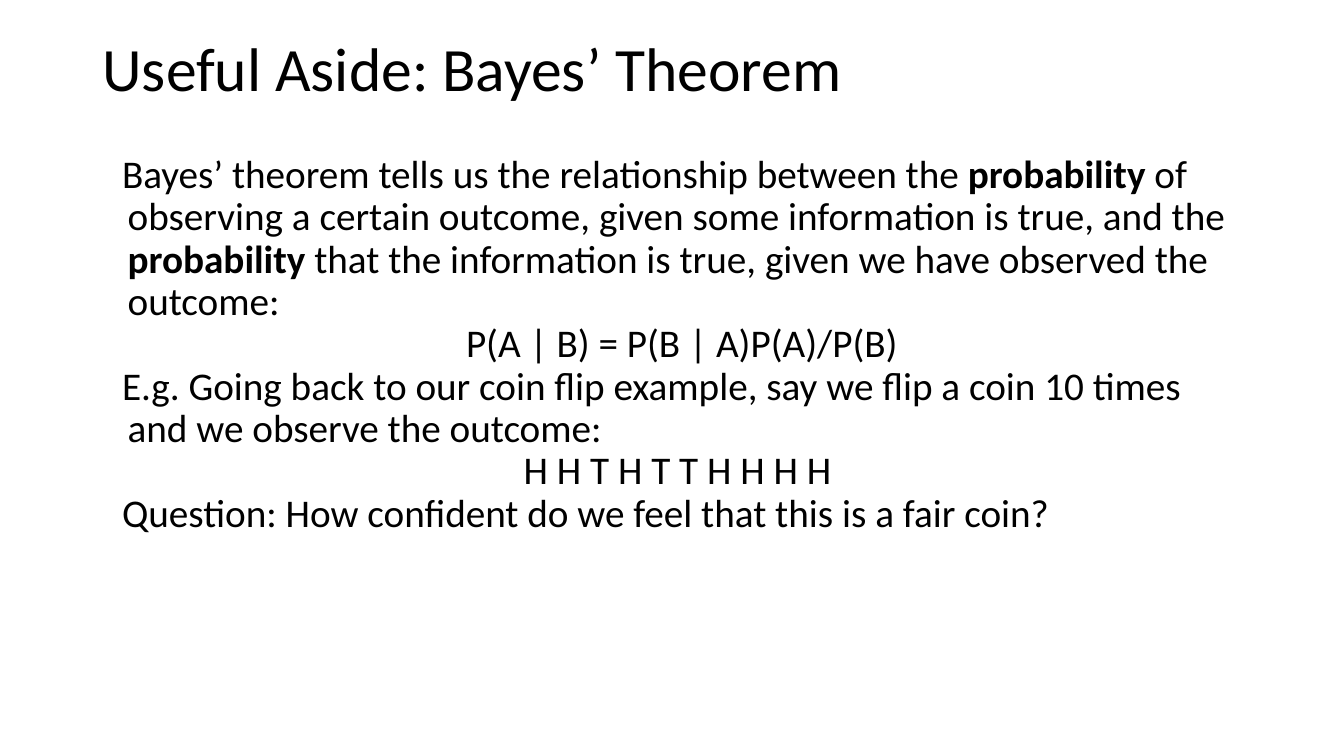
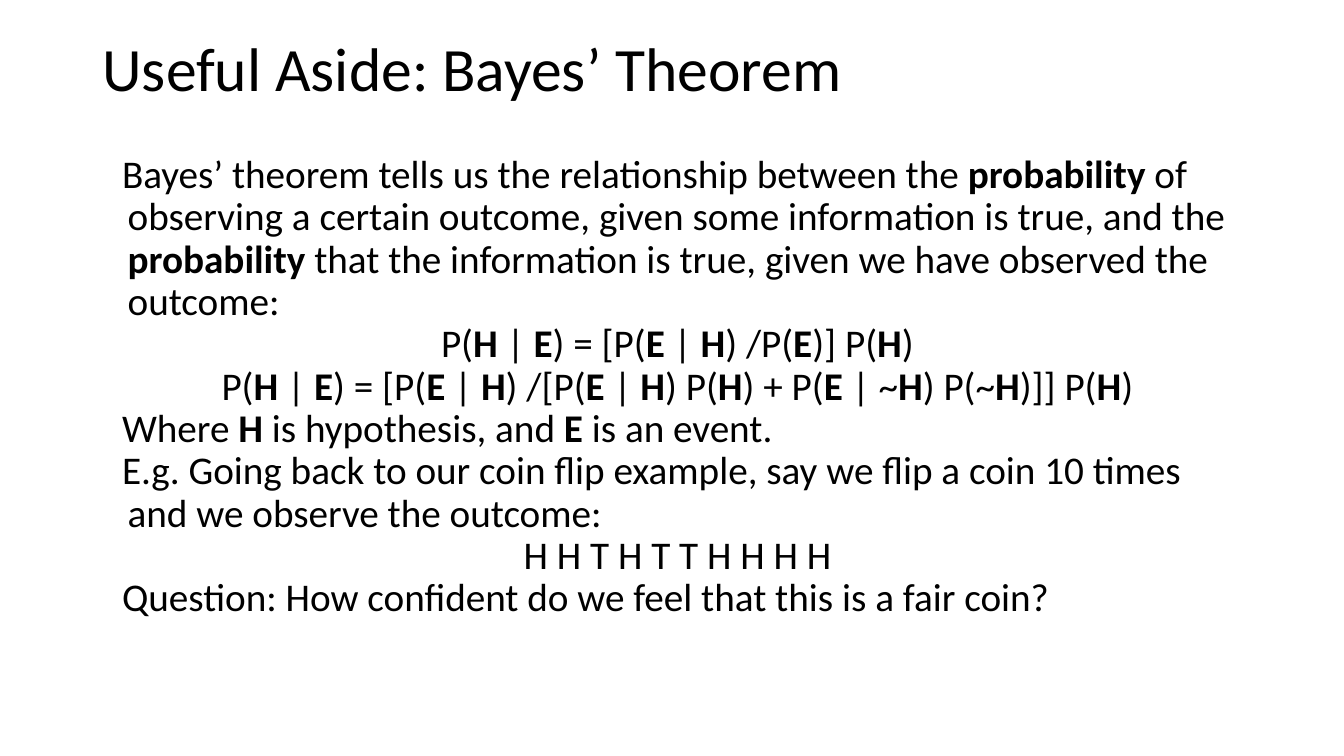
Before and after one commit to Oleg-Krivosheev/Statistical_Inference, a slide deck: slide 38 of Statistical Inference.pptx. Drawn at 1344x756 pixels with LibreOffice and Linux fonts; fonts in the diff are those of the drawing. Boxes give left, top, right and bottom in pixels: in the first picture for what was removed or moved away, otherwise in the second. Text is boxed around its words. In the diff, an @@ line names an element or a change of style, - is before the commit and + after.

```diff
--- a/Statistical Inference.pptx
+++ b/Statistical Inference.pptx
@@ text at bbox=[122, 328, 1134, 449]: text changed @@
-P(A | B) = P(B | A)P(A)/P(B)
+P(H | E) = [P(E | H) /P(E)] P(H)
+P(H | E) = [P(E | H) /[P(E | H) P(H) + P(E | ~H) P(~H)]] P(H)
+Where H is hypothesis, and E is an event.
```
Also in this commit, not shown: 2 other slides changed, 18 other files.
